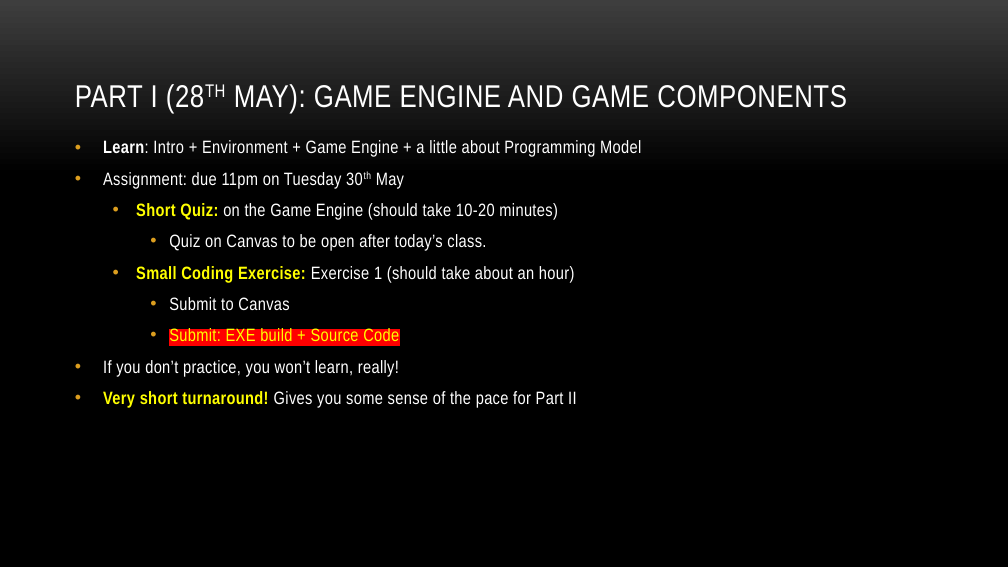
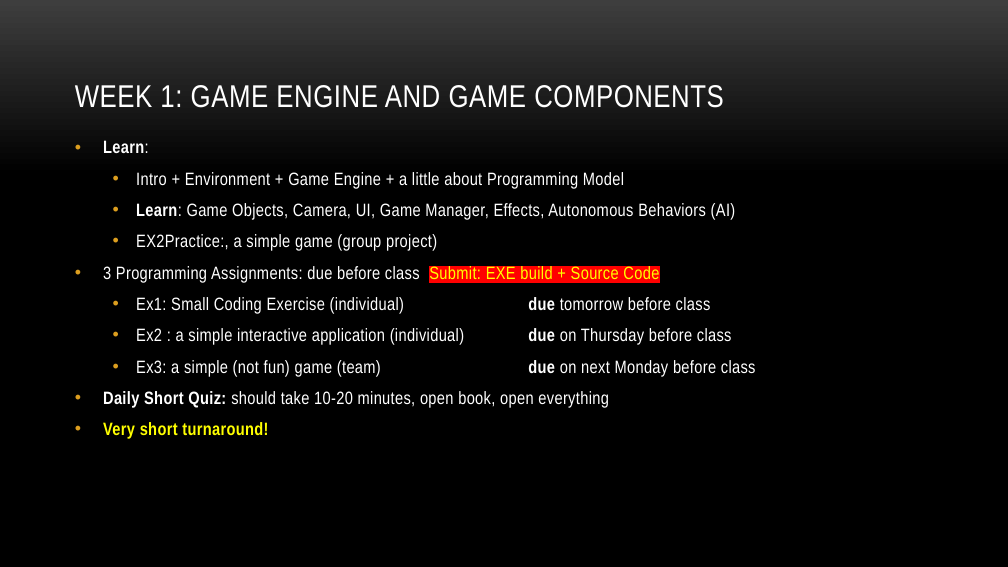
Before and after one commit to myuwbclasses/IntroGameDev-XJTU, a slide deck: slide 12 of PPT/Intro.pptx (slide 13 before the commit). Drawn at 1008x567 pixels with LibreOffice and Linux fonts; fonts in the diff are those of the drawing; background and template pictures are left out. Boxes give left, top, right and bottom in pixels: in the first picture for what was removed or moved away, otherwise in the second. Text is boxed around its words. In the diff, an @@ line names an element or a change of style, - is before the commit and + after.

Commit message:
First draft intro

```diff
--- a/PPT/Intro.pptx
+++ b/PPT/Intro.pptx
@@ title at box(75, 85, 724, 108): text changed @@
-PART I (28TH MAY): GAME ENGINE AND GAME COMPONENTS
+WEEK 1: GAME ENGINE AND GAME COMPONENTS
@@ text at box(103, 140, 756, 439): text changed @@
-• Learn: Intro + Environment + Game Engine + a little about Programming Model
-• Assignment: due 11pm on Tuesday 30th May
-  • Short Quiz: on the Game Engine (should take 10-20 minutes)
-    • Quiz on Canvas to be open after today’s class.
-  • Small Coding Exercise: Exercise 1 (should take about an hour)
-    • Submit to Canvas
-    • Submit: EXE build + Source Code
-• If you don’t practice, you won’t learn, really!
-• Very short turnaround! Gives you some sense of the pace for Part II
+• Learn:
+  • Intro + Environment + Game Engine + a little about Programming Model
+  • Learn: Game Objects, Camera, UI, Game Manager, Effects, Autonomous Behaviors (AI)
+  • EX2Practice:, a simple game (group project)
+• 3 Programming Assignments: due before class Submit: EXE build + Source Code
+  • Ex1: Small Coding Exercise (individual) due tomorrow before class
+  • Ex2 : a simple interactive application (individual) due on Thursday before class
+  • Ex3: a simple (not fun) game (team) due on next Monday before class
+• Daily Short Quiz: should take 10-20 minutes, open book, open everything
+• Very short turnaround!
```
Also in this commit, not shown: 5 other slides changed, 1 slide added, 1 other file.
